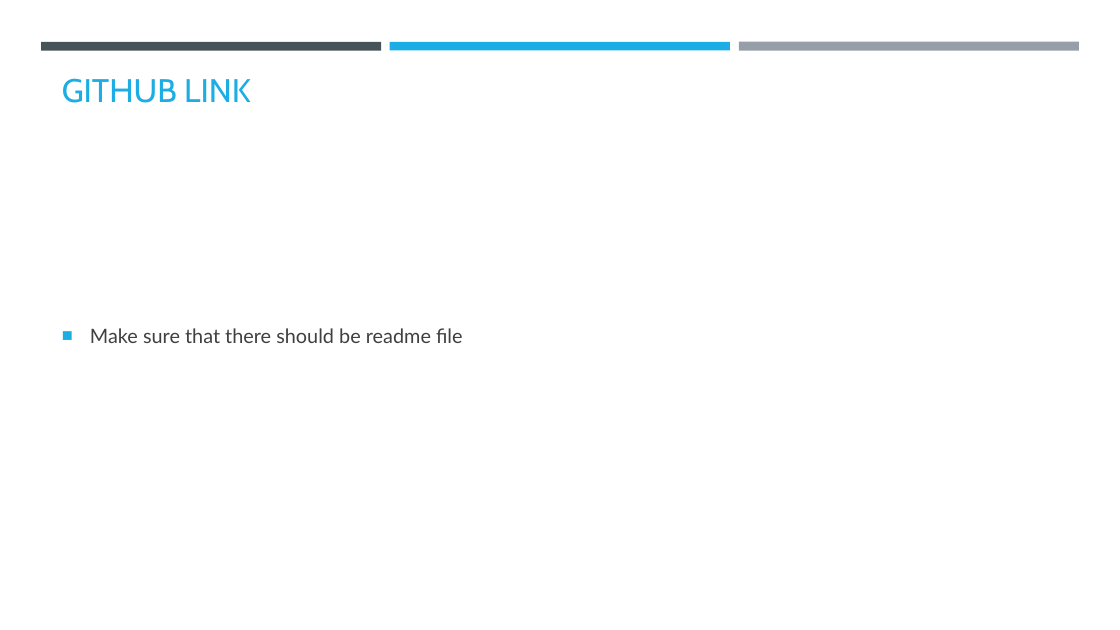
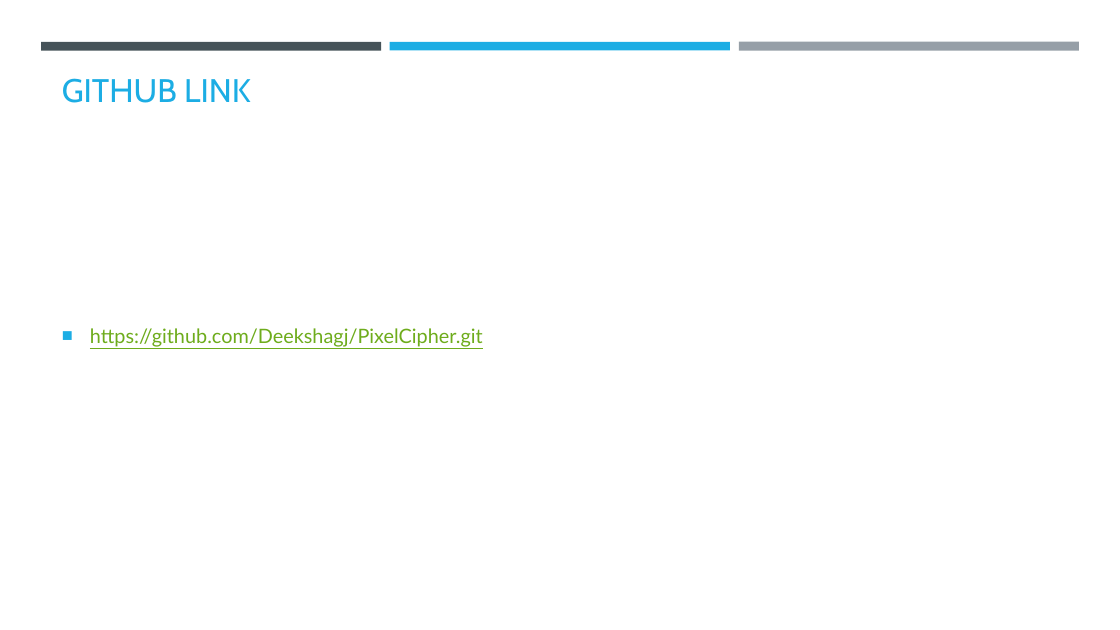
Before and after one commit to Deekshagj/PixelCipher, a slide deck: slide 9 of Deeksha J project.pptx. Drawn at 1120x630 pixels with LibreOffice and Linux fonts; fonts in the diff are those of the drawing; background and template pictures are left out. Boxes give left, top, right and bottom in pixels: in the first picture for what was removed or moved away, otherwise in the second. Text is boxed around its words. In the diff, an @@ line names an element or a change of style, - is before the commit and + after.

```diff
--- a/Deeksha J project.pptx
+++ b/Deeksha J project.pptx
@@ text at bbox=[90, 328, 483, 347]: text changed; text colour #404040 to #6EAC1C @@
-■ Make sure that there should be readme file
+■ https://github.com/Deekshagj/PixelCipher.git
```
Also in this commit, not shown: 7 other slides changed, 1 slide added, 1 slide removed.
